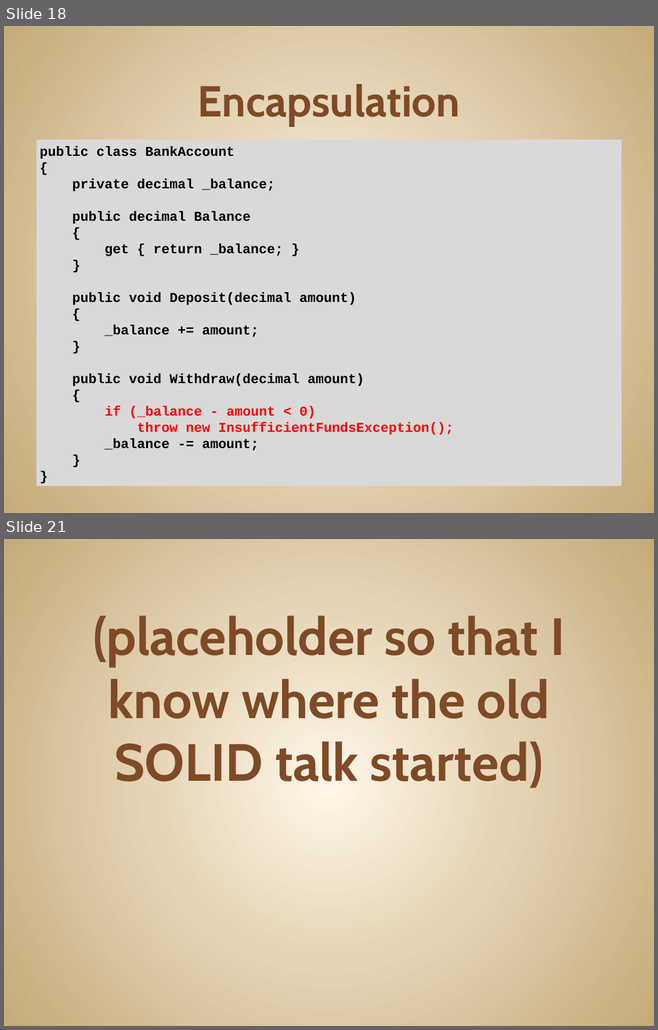
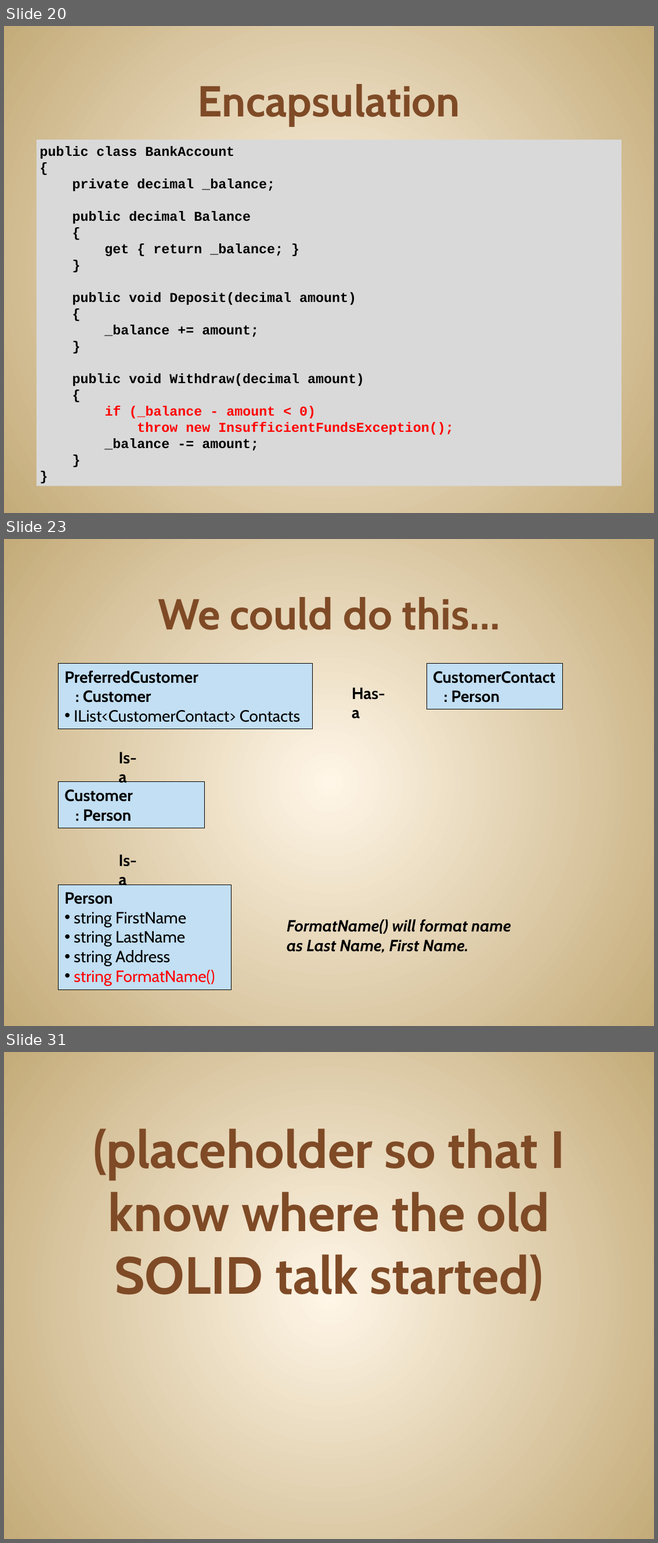
Before and after one commit to JonKruger/oop-solid-sample, a slide deck: slides/OOP-SOLID-CodeMash.pptx. Shown one above the other, each under a label of ours: slides 18 and 21 before the commit, slides 20, 23 and 31 after it; the slides between them are not shown. The pictures are 658x1030 and 658x1543 pixels, drawn with LibreOffice and Linux fonts; fonts in the diff are those of the drawing. Boxes give left, top, right and bottom in pixels: in the first picture for what was removed or moved away, otherwise in the second. Text is boxed around its words. In the diff, an @@ line names an element or a change of style, - is before the commit and + after.

```diff
--- a/slides/OOP-SOLID-CodeMash.pptx
+++ b/slides/OOP-SOLID-CodeMash.pptx
@@ slide 23 added at (x1=4, y1=539, x2=654, y2=1026), background gradient #FFF7E8 to #C4AA7A @@
@@ title added at (x1=158, y1=597, x2=500, y2=630), 48 pt, text #804B26, bold @@
+We could do this…
@@ rectangle added at (x1=58, y1=664, x2=312, y2=729), fill #C2DFF3, outline #000000 0.75 pt, 18 pt, text #000000 @@
+PreferredCustomer
+: Customer
+• IList<CustomerContact> Contacts
@@ rectangle added at (x1=426, y1=664, x2=562, y2=710), fill #C2DFF3, outline #000000 0.75 pt, 18 pt, text #000000, bold @@
+CustomerContact
+: Person
@@ text added at (x1=351, y1=687, x2=385, y2=719), 18 pt, text #000000, bold @@
+Has-a
@@ text added at (x1=119, y1=752, x2=137, y2=787), 18 pt, text #000000, bold @@
+Is-a
@@ rectangle added at (x1=58, y1=782, x2=204, y2=828), fill #C2DFF3, outline #000000 0.75 pt, 18 pt, text #000000, bold @@
+Customer
+: Person
@@ text added at (x1=119, y1=855, x2=137, y2=889), 18 pt, text #000000, bold @@
+Is-a
@@ rectangle added at (x1=58, y1=885, x2=231, y2=990), fill #C2DFF3, outline #000000 0.75 pt, 18 pt, text #000000 @@
+Person
+• string FirstName
+• string LastName
+• string Address
+• string FormatName()
@@ text added at (x1=286, y1=919, x2=510, y2=953), 18 pt, text #000000, bold, italic @@
+FormatName() will format name as Last Name, First Name.
@@ what was slide 18 is now slide 20 @@
@@ what was slide 21 is now slide 31 @@
```
Also in this commit, not shown: 2 slides changed, 9 other slides added.
